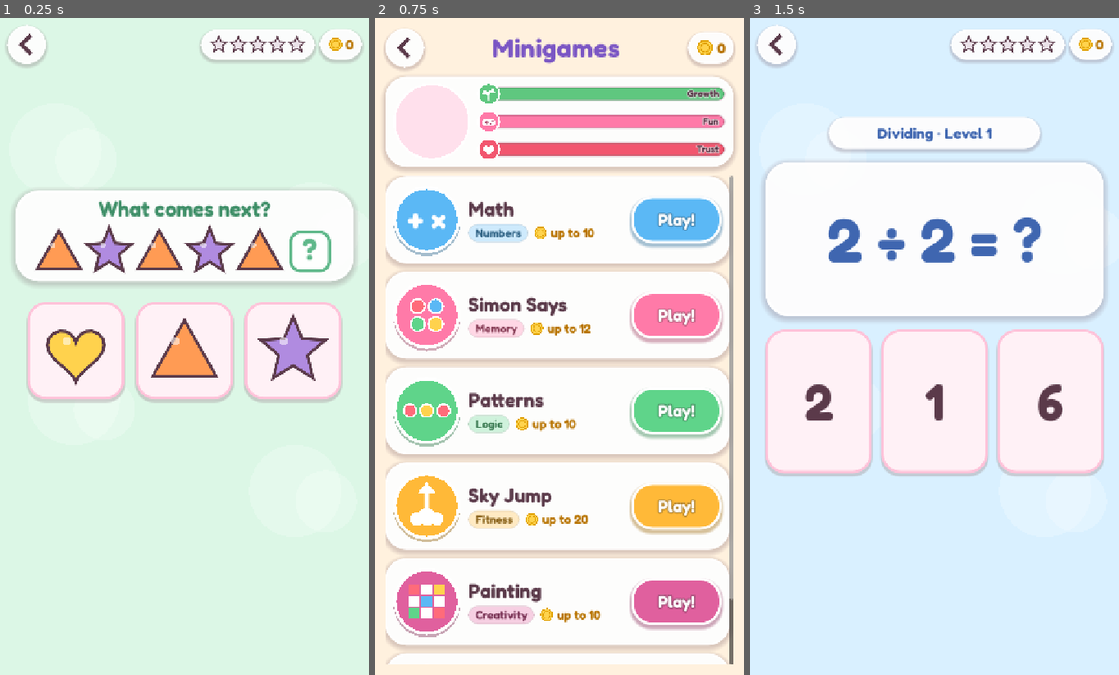
Above: before the commit, frames 1-3 (left to right).
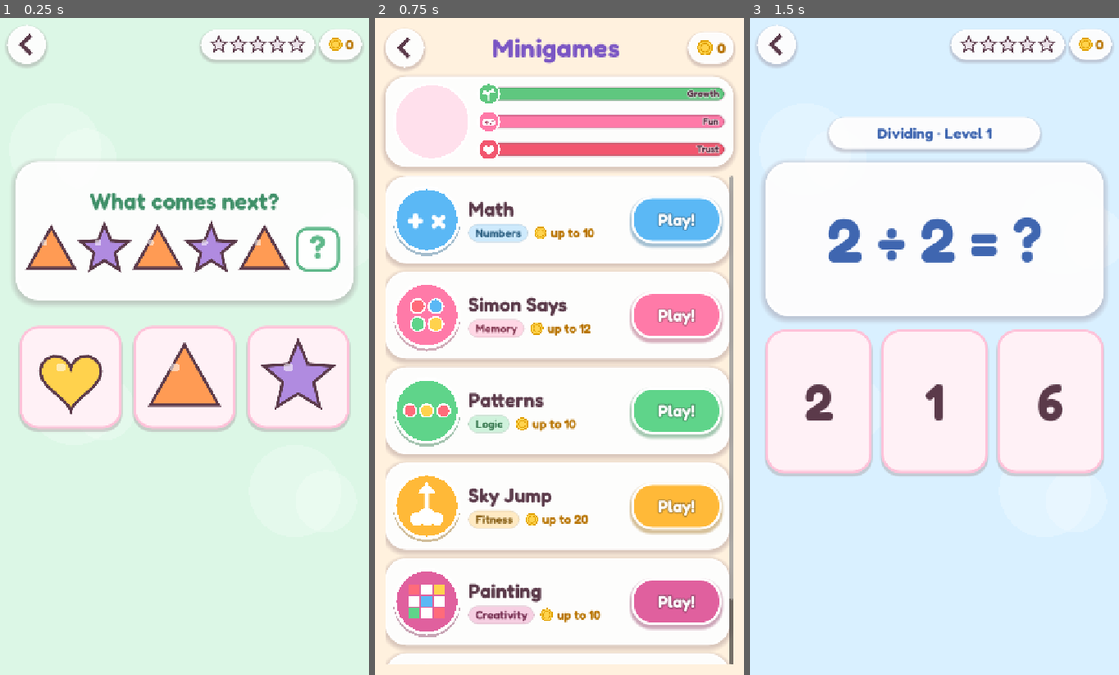
Above: after the commit, the same moments.

Repository: JoannaRocio/pompon-friends
Game: Godot game, scene res://scenes/pattern_game.tscn
The game is run twice, just before and just after one commit, with the same random seed, the same clock (stepped at 60 frames per second) and the same inputs. This scene is started directly instead of the project's main scene.
Inputs (mouse positions are in pixels of both pictures, inside the frame that each line leads up to):
- Up to frame 1 (0.25 s): no input
- Up to frame 2 (0.75 s): click (400, 44) at 0.5 s
- Up to frame 3 (1.5 s): click "Play!" at 1.25 s

The runs differ from the first frame. In frame 1, 21% of the frame differs, in the area x 3-97%, y 21-63%; in frame 2, nothing differs; in frame 3, nothing differs.

Commit message:
Celulares viejos: Android de 32 bits y Patrones más grande
- Los presets de Android exportan también armeabi-v7a, para celulares con Android de 32 bits
- Patrones: piezas y opciones más grandes, sin hueco en la pantalla

Co-Authored-By: Claude Opus 5.5 <noreply@anthropic.com>
Claude-Session: https://claude.ai/code/session_01Sd9MWWDB8Ecszx6EU3gAX9

Diff:
--- a/scripts/pattern_game.gd
+++ b/scripts/pattern_game.gd
@@ -67,14 +67,16 @@
 func _ready() -> void:
 	game_id = "pattern"
 	_build_chrome(Color("dcf7e6"), QUESTIONS)
-	content.add_theme_constant_override("separation", 40)
+	content.add_theme_constant_override("separation", 50)
 	var card := PanelContainer.new()
 	card.add_theme_stylebox_override("panel", Hud.card(Color(1, 1, 1, 0.95), 44, Color.WHITE, 4, 12))
+	card.custom_minimum_size = Vector2(0, 270)   # tarjeta y opciones grandes: llenan la pantalla sin huecos
 	content.add_child(card)
 	var inner := VBoxContainer.new()
-	inner.add_theme_constant_override("separation", 12)
+	inner.alignment = BoxContainer.ALIGNMENT_CENTER
+	inner.add_theme_constant_override("separation", 18)
 	card.add_child(inner)
-	inner.add_child(_label(T.s("¿Qué sigue?"), 40, Color("3f8f68")))
+	inner.add_child(_label(T.s("¿Qué sigue?"), 44, Color("3f8f68")))
 	_series_row = HBoxContainer.new()
 	_series_row.alignment = BoxContainer.ALIGNMENT_CENTER
 	_series_row.add_theme_constant_override("separation", 6)
@@ -111,8 +113,8 @@
 	base.shuffle()
 	var unit := base.slice(0, period)
 	for i in 5:
-		_series_row.add_child(_piece(unit[i % period], 92))
-	_series_row.add_child(_piece(0, 92, true))
+		_series_row.add_child(_piece(unit[i % period], 98))
+	_series_row.add_child(_piece(0, 98, true))
 	_answer = unit[5 % period]
 
 	var options := [_answer]
@@ -122,7 +124,7 @@
 	options.shuffle()
 	for opt in options:
 		var b := Button.new()
-		b.custom_minimum_size = Vector2(190, 190)
+		b.custom_minimum_size = Vector2(200, 200)
 		Hud.style_soft(b, 20)
 		var inner := _piece(opt, 0)
 		inner.set_anchors_preset(Control.PRESET_FULL_RECT)
Not shown, changed: export_presets.cfg
Not shown, changed: HANDOFF.md
